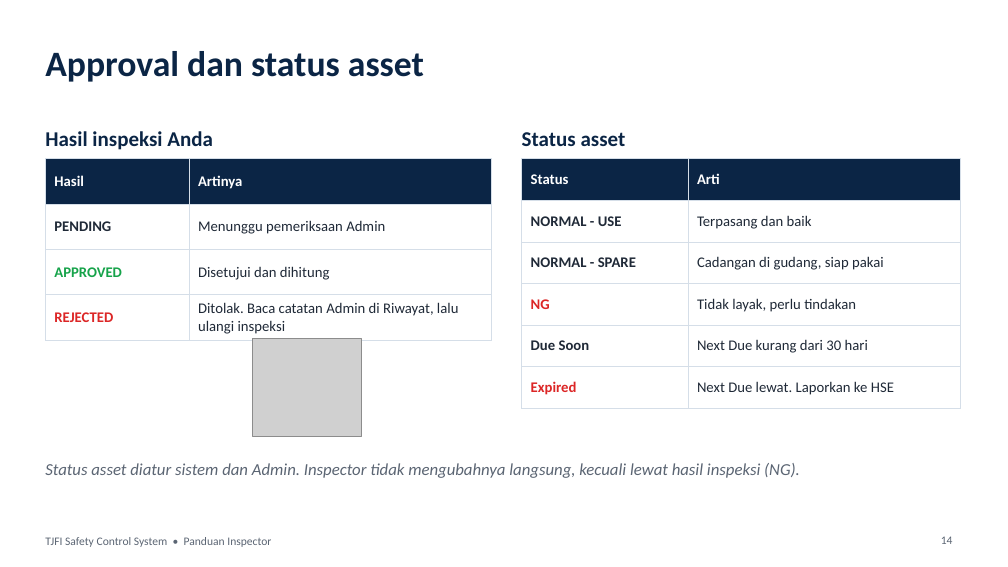
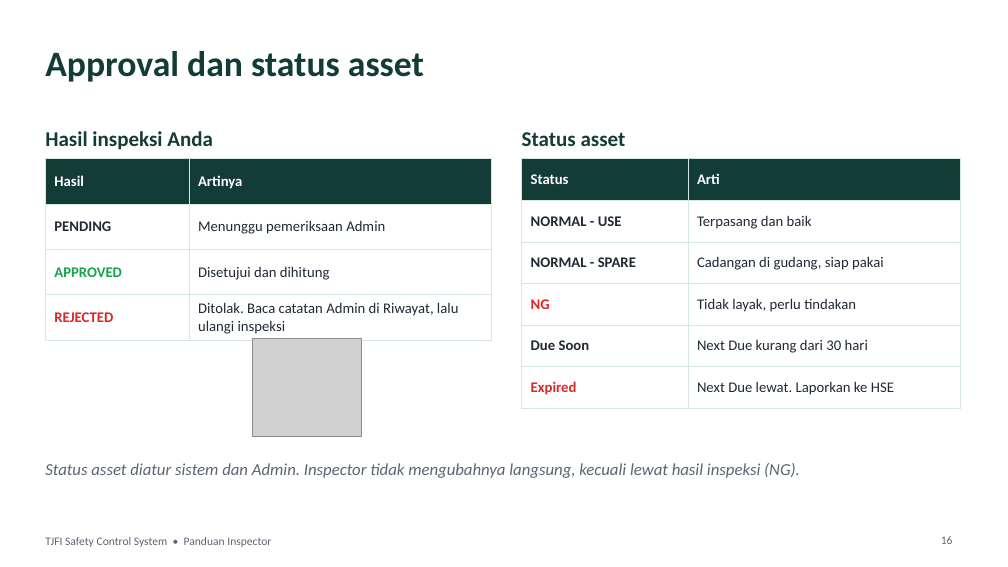
Before and after one commit to tjforge-hse/tjforge-hse.github.io, a slide deck: slide 16 of panduan-inspector.pptx (slide 14 before the commit). Drawn at 1008x567 pixels with LibreOffice and Linux fonts; fonts in the diff are those of the drawing; grey boxes stand for pictures. Boxes give left, top, right and bottom in pixels: in the first picture for what was removed or moved away, otherwise in the second. Text is boxed around its words. In the diff, an @@ line names an element or a change of style, - is before the commit and + after.

```diff
--- a/panduan-inspector.pptx
+++ b/panduan-inspector.pptx
@@ text colour #0B2545 to #143C36 in 3 elements at [45,51,424,82], [45,131,213,150], [522,132,626,146] @@
@@ table at [45,159,492,338] @@
@@ fill #0B2545 to #143C36 in row 1 @@
@@ borders changed @@
@@ table at [522,159,960,399] @@
@@ fill #0B2545 to #143C36 in row 1 @@
@@ borders changed @@
@@ page number at [941,536,953,544]: text changed @@
-14
+16
```
Also in this commit, not shown: 17 other slides changed, 3 slides added, 1 other file.
